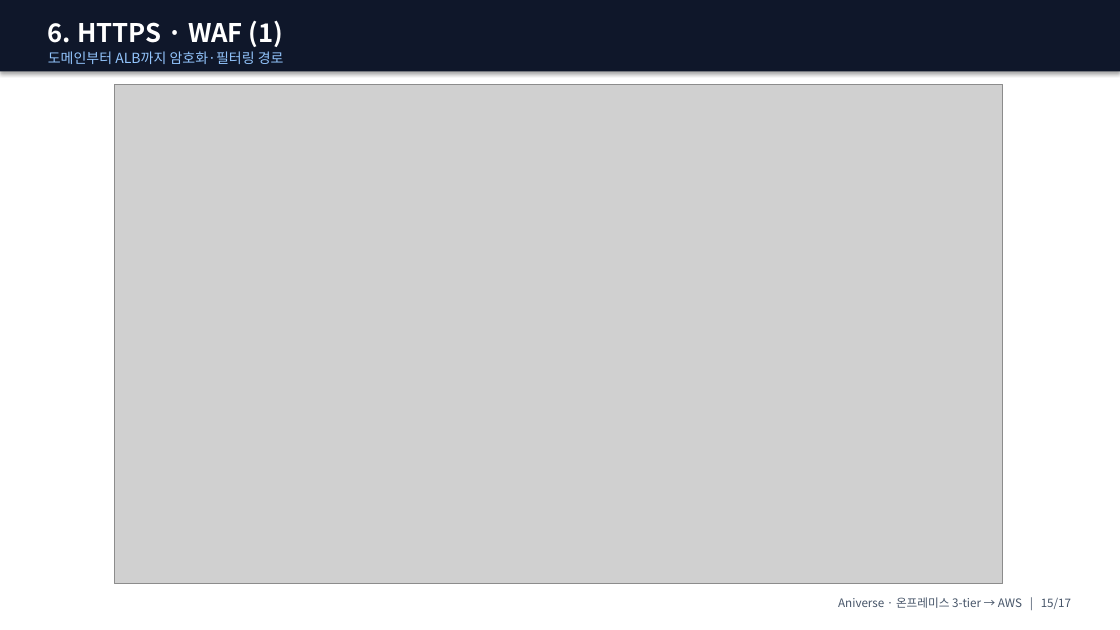
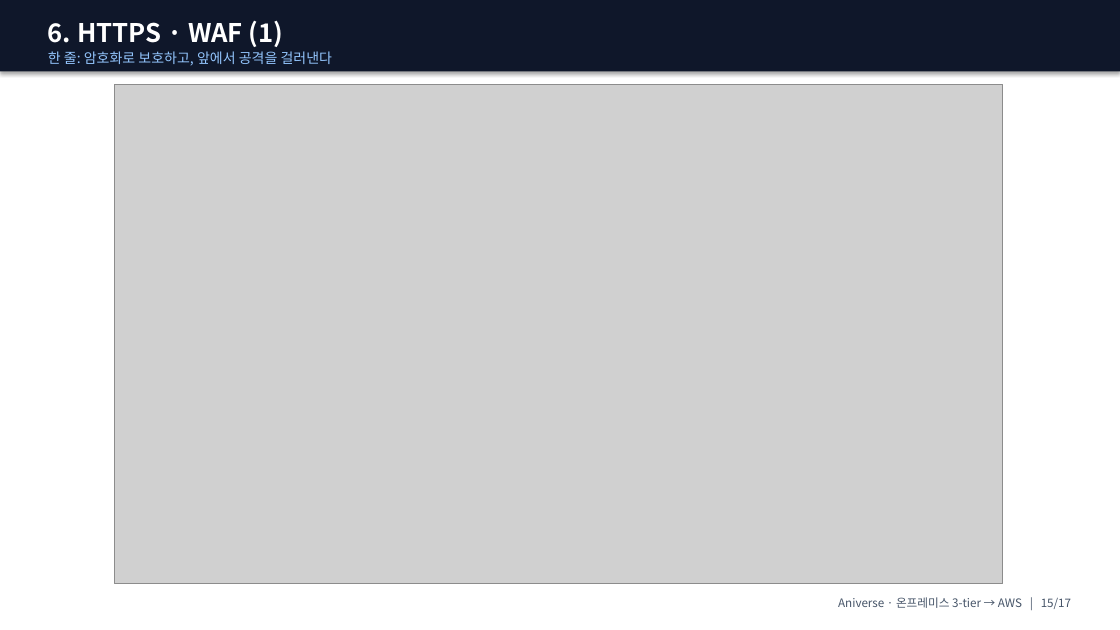
Before and after one commit to ho0215/anime-project-infra, a slide deck: slide 15 of docs/presentation/ppt/Aniverse_발표_강사용.pptx. Drawn at 1120x630 pixels with LibreOffice and Linux fonts; fonts in the diff are those of the drawing; grey boxes stand for pictures. Boxes give left, top, right and bottom in pixels: in the first picture for what was removed or moved away, otherwise in the second. Text is boxed around its words. In the diff, an @@ line names an element or a change of style, - is before the commit and + after.

```diff
--- a/docs/presentation/ppt/Aniverse_발표_강사용.pptx
+++ b/docs/presentation/ppt/Aniverse_발표_강사용.pptx
@@ text at [48,51,332,66]: text changed @@
-도메인부터 ALB까지 암호화·필터링 경로
+한 줄: 암호화로 보호하고, 앞에서 공격을 걸러낸다
```
Also in this commit, not shown: 3 other slides changed, 5 other files.
